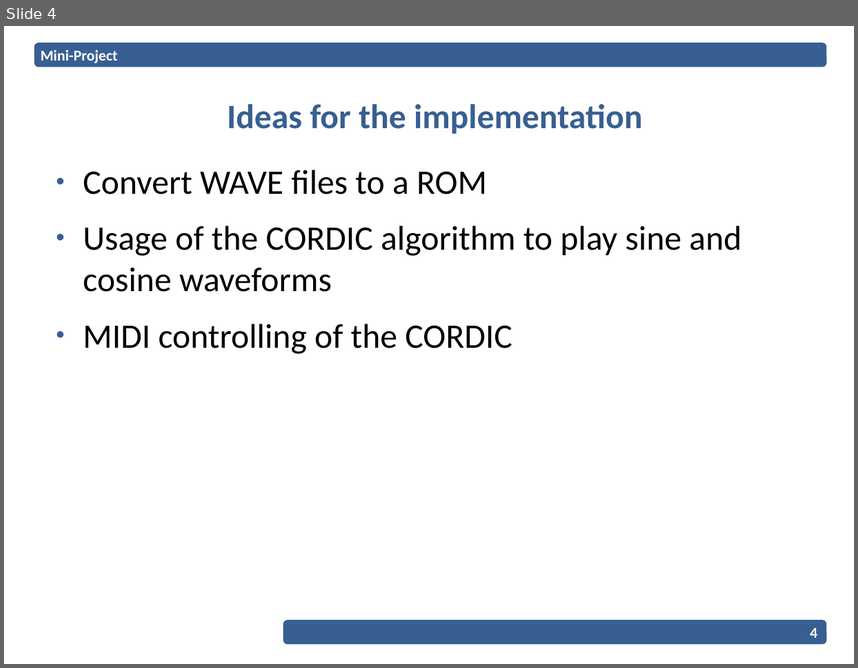
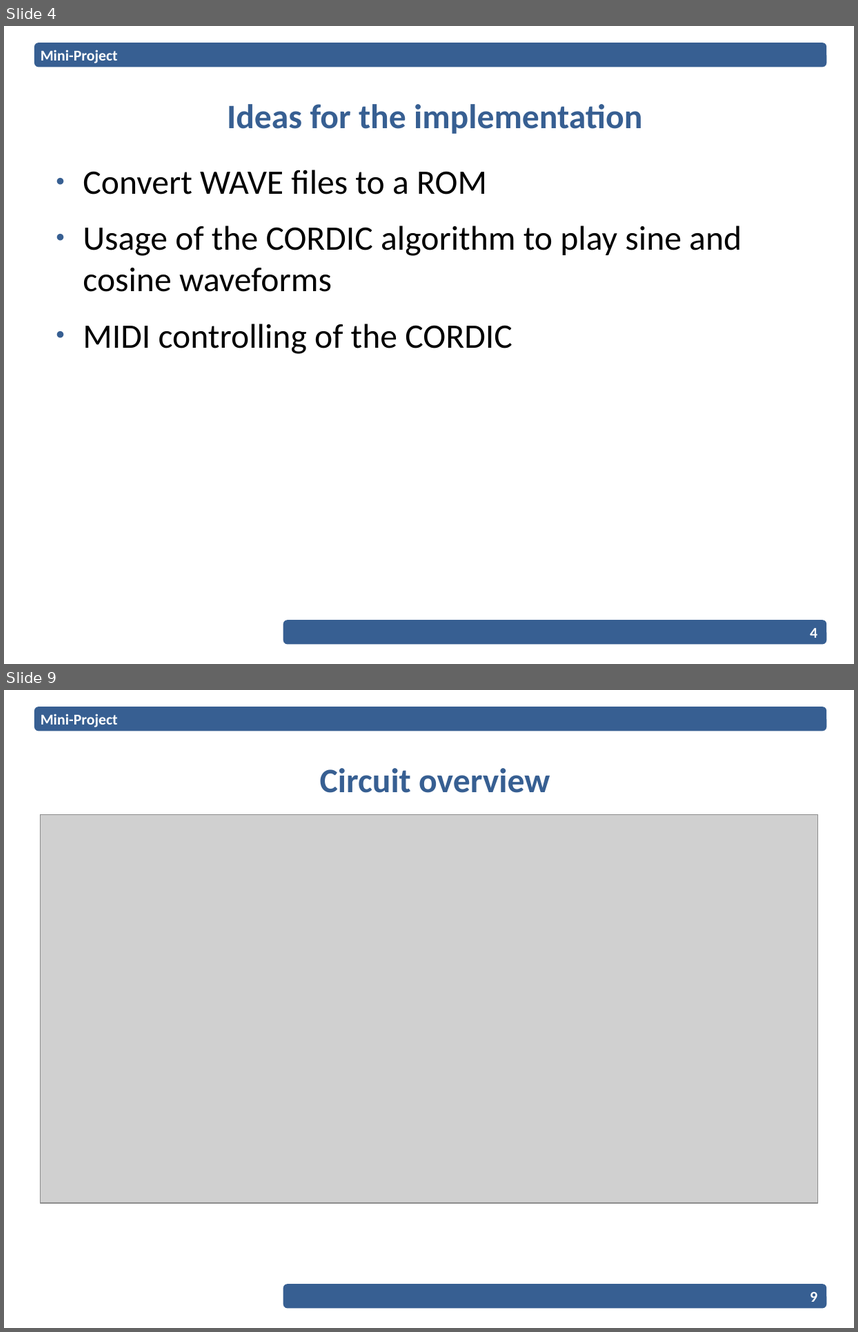
Before and after one commit to EPiCS/soundgates, a slide deck: miniproject-presentation/Presentation.odp. Shown one above the other, each under a label of ours: slide 4 before the commit, slides 4 and 9 after it; the slides between them are not shown. The pictures are 858x668 and 858x1332 pixels, drawn with LibreOffice and Linux fonts; fonts in the diff are those of the drawing; grey boxes stand for pictures; background and template pictures are left out. Boxes give left, top, right and bottom in pixels: in the first picture for what was removed or moved away, otherwise in the second. Text is boxed around its words. In the diff, an @@ line names an element or a change of style, - is before the commit and + after.

Commit message:
Final Presentation (2 versions) with detailed circuit overview

```diff
--- a/miniproject-presentation/Presentation.odp
+++ b/miniproject-presentation/Presentation.odp
@@ slide 9 added at box(4, 690, 854, 1328), background #FFFFFF; not listed: 2 template elements that a slide beside it also shows @@
@@ text added at box(41, 714, 118, 727), 14 pt, text #FFFFFF, bold @@
+Mini-Project
@@ title added at box(320, 768, 550, 793), 32 pt, text #375F92, bold @@
+Circuit overview
@@ picture added at box(41, 815, 818, 1203) @@
@@ page number added at box(810, 1291, 818, 1301), 14 pt, text #FFFFFF, bold @@
+9
```
Also in this commit, not shown: 1 slide changed, 4 other slides added, 15 other files.
